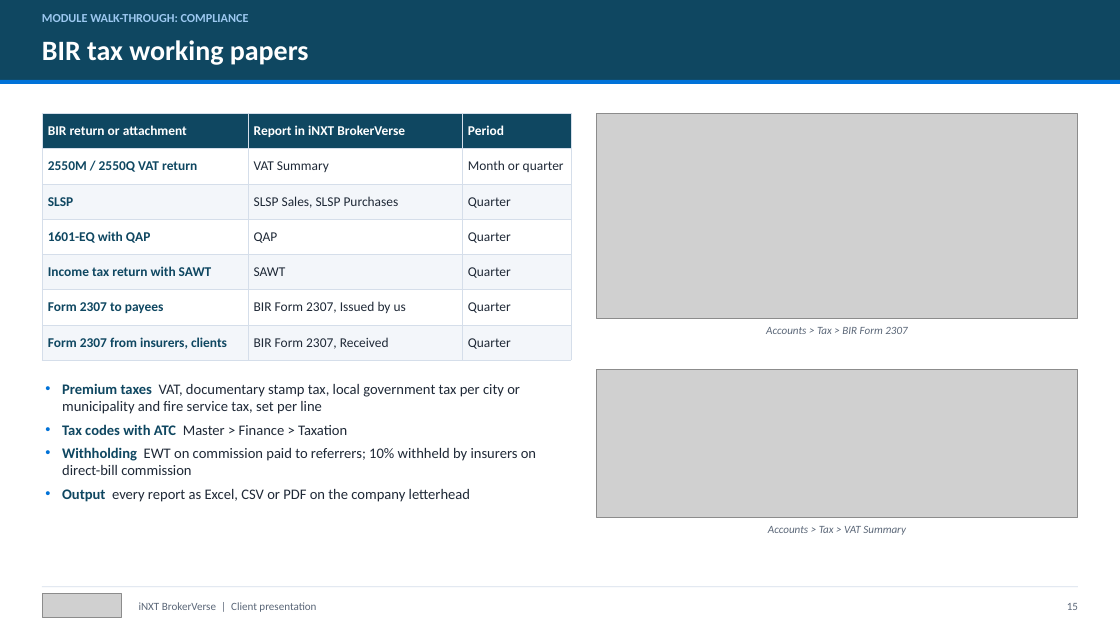
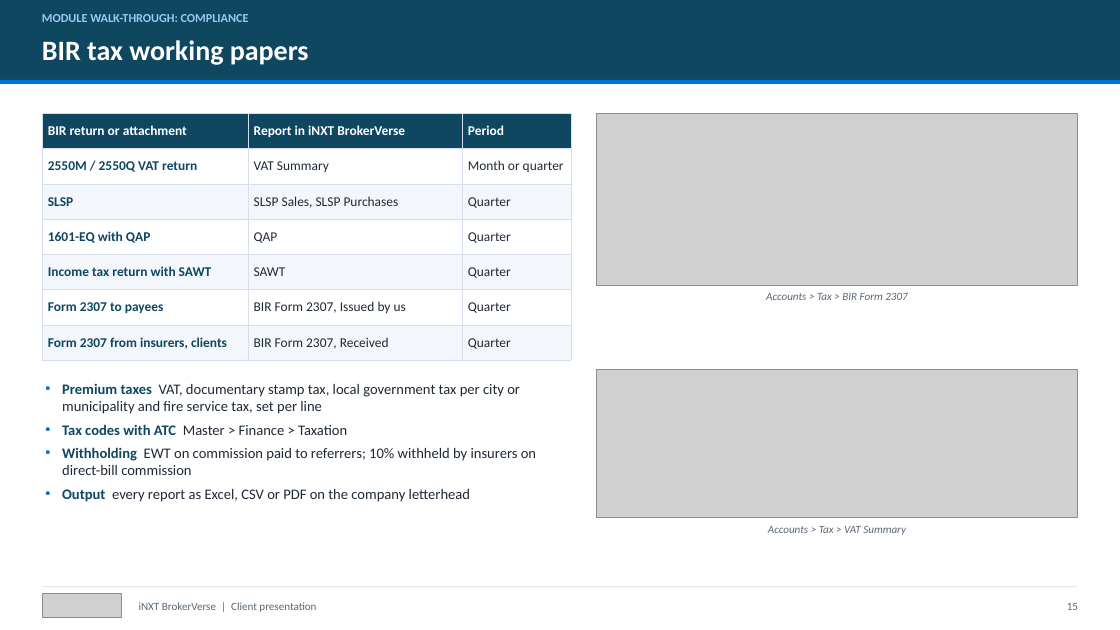
Before and after one commit to IortaTexhNXT-DEV/BDOI-OOTB, a slide deck: slide 15 of docs/package/01_Sales/iNXT_BrokerVerse_Client_Presentation.pptx. Drawn at 1120x630 pixels with LibreOffice and Linux fonts; fonts in the diff are those of the drawing; grey boxes stand for pictures. Boxes give left, top, right and bottom in pixels: in the first picture for what was removed or moved away, otherwise in the second. Text is boxed around its words. In the diff, an @@ line names an element or a change of style, - is before the commit and + after.

```diff
--- a/docs/package/01_Sales/iNXT_BrokerVerse_Client_Presentation.pptx
+++ b/docs/package/01_Sales/iNXT_BrokerVerse_Client_Presentation.pptx
@@ picture: place and size @@
-picture at [597,113,1078,319]
+picture at [597,113,1078,286]
@@ text "Accounts > Tax > BIR ...": place and size @@
-text "Accounts > Tax > BIR ..." at [766,327,907,334]
+text "Accounts > Tax > BIR ..." at [766,293,907,300]
```
Also in this commit, not shown: 1 other slide changed, 11 other files.
